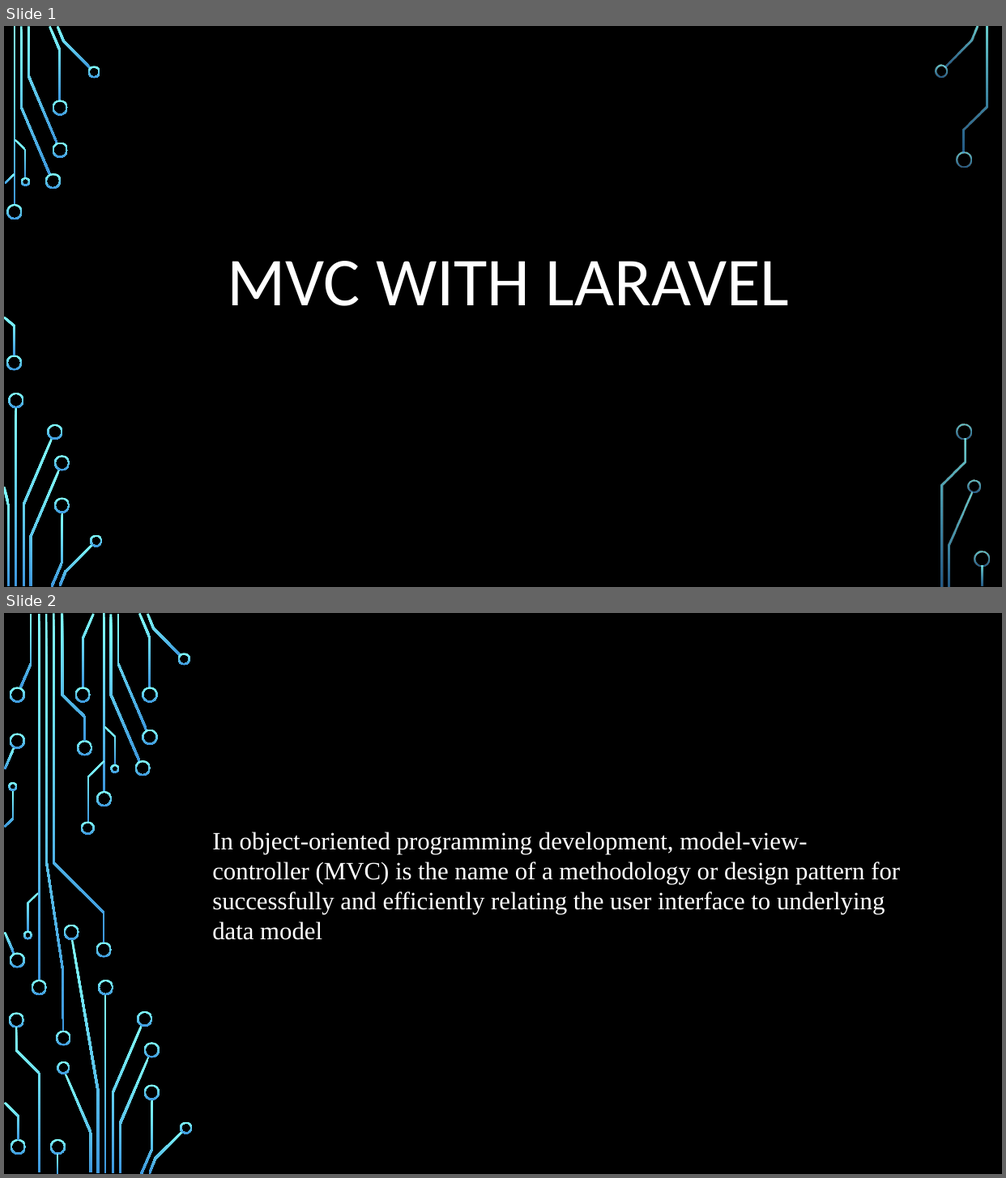
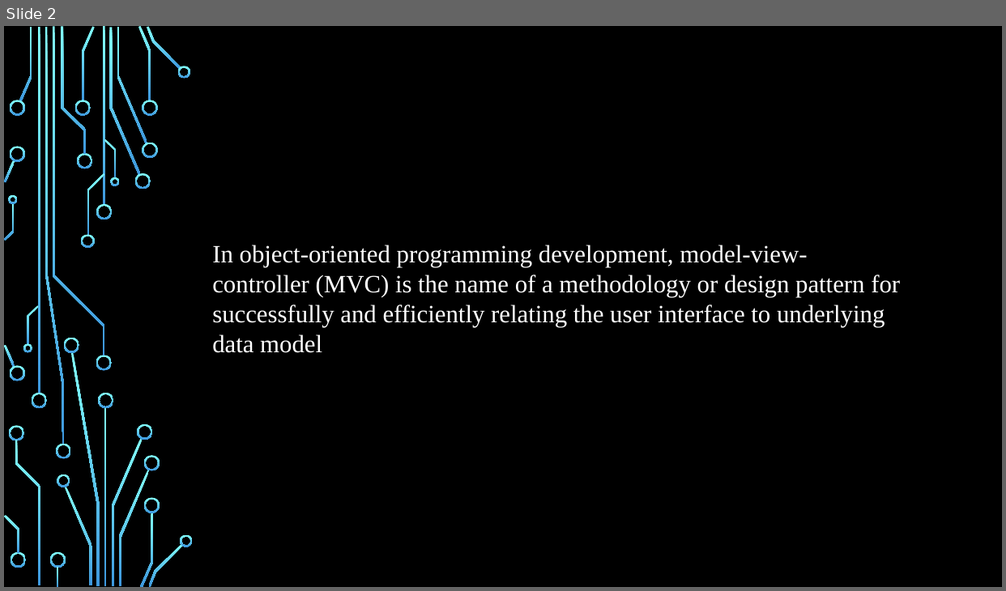
Before and after one commit to bugChanger/E-receipit_for_CSE404, a slide deck: MVC_video.pptx. Shown one above the other, each under a label of ours: slides 1 and 2 before the commit, slide 2 after it. The pictures are 1006x1178 and 1006x591 pixels, drawn with LibreOffice and Linux fonts; fonts in the diff are those of the drawing; background and template pictures are left out. Boxes give left, top, right and bottom in pixels: in the first picture for what was removed or moved away, otherwise in the second. Text is boxed around its words. In the diff, an @@ line names an element or a change of style, - is before the commit and + after.

```diff
--- a/MVC_video.pptx
+++ b/MVC_video.pptx
@@ slide 1 removed at (x1=4, y1=26, x2=1002, y2=587), background picture (left out) @@
@@ title removed at (x1=227, y1=261, x2=790, y2=306) @@
-MVC WITH LARAVEL
@@ group removed at (x1=4, y1=26, x2=990, y2=587): 33 freeform shapes, 3 rectangles @@
```
Also in this commit, not shown: 2 slides changed, 3 slides added, 3 other slides removed.
